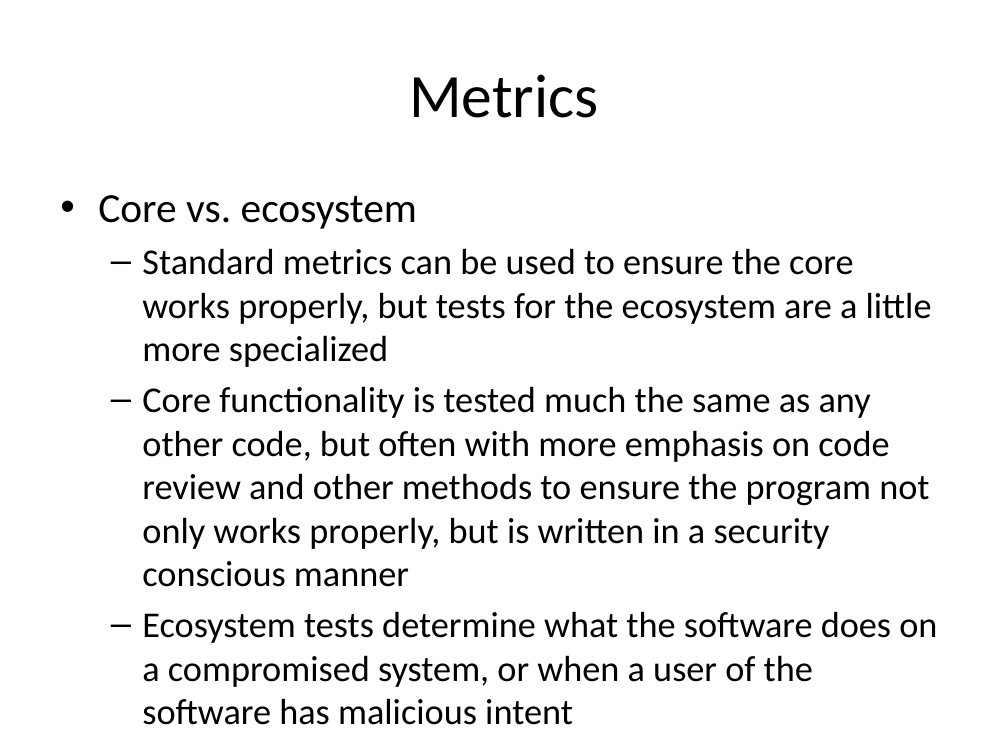
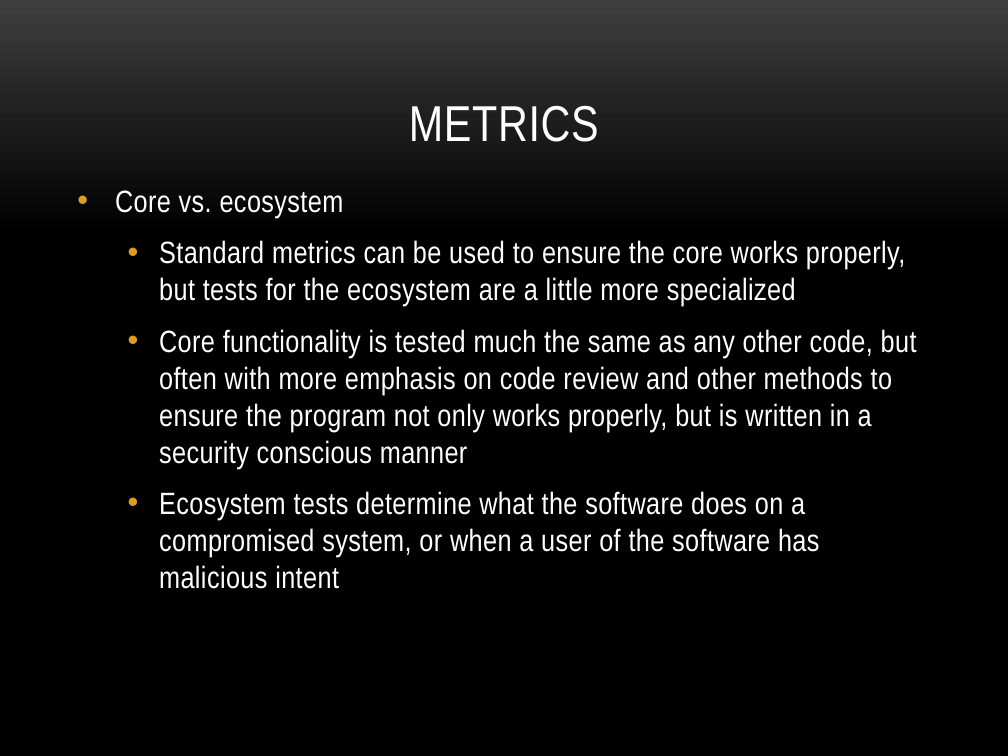
Before and after one commit to petitJAM/Nutrition-App, a slide deck: slide 12 of Milestones and Domain Track/Cyber Security.pptx (slide 5 before the commit). Drawn at 1008x756 pixels with LibreOffice and Linux fonts; fonts in the diff are those of the drawing; background and template pictures are left out. Boxes give left, top, right and bottom in pixels: in the first picture for what was removed or moved away, otherwise in the second. Text is boxed around its words. In the diff, an @@ line names an element or a change of style, - is before the commit and + after.

```diff
--- a/Milestones and Domain Track/Cyber Security.pptx
+++ b/Milestones and Domain Track/Cyber Security.pptx
@@ background #FFFFFF to picture (left out) @@
@@ title "METRICS" at (409, 105, 599, 142): vertical alignment middle to bottom @@
@@ title at (409, 105, 599, 142): text changed; size 44 to 36 pt; font Calibri to Arial Narrow; text colour #000000 to #FFFFFF @@
-Metrics
+METRICS
@@ text "Core vs. ecosystem": place and size @@
-text "Core vs. ecosystem" at (98, 195, 937, 687)
+text "Core vs. ecosystem" at (115, 190, 917, 589)
@@ text "Core vs. ecosystem" at (115, 190, 917, 589): size 29.6 to 22 pt in "Core vs. ecosystem"; font Calibri to Arial Narrow, text colour #000000 to #FFFFFF, letter spacing 0 to 0.3 pt, size 25.9 to 22 pt; more space between paragraphs; bullet – to • @@
```
Also in this commit, not shown: 8 other slides changed, 11 slides added, 1 slide removed, 3 other files.
